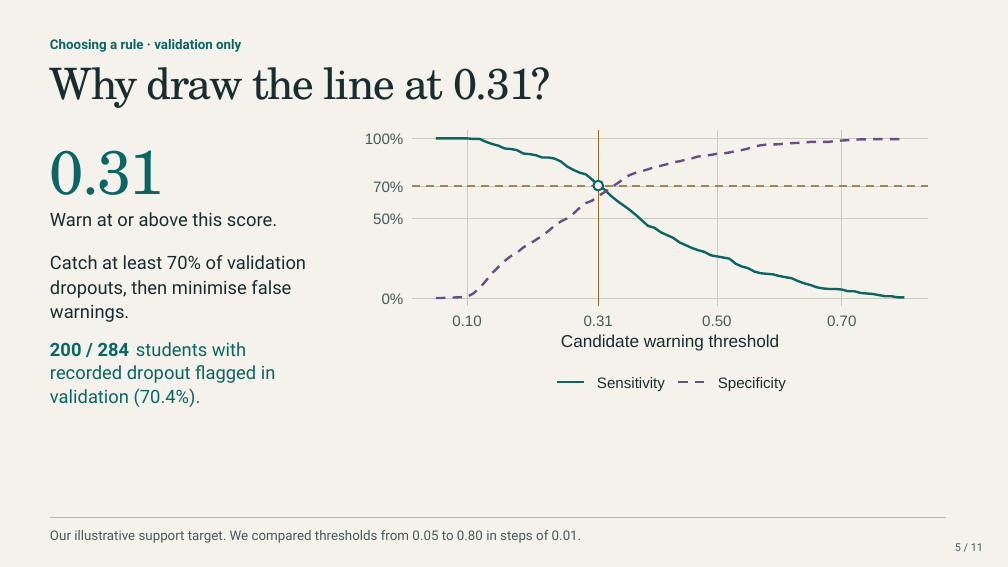
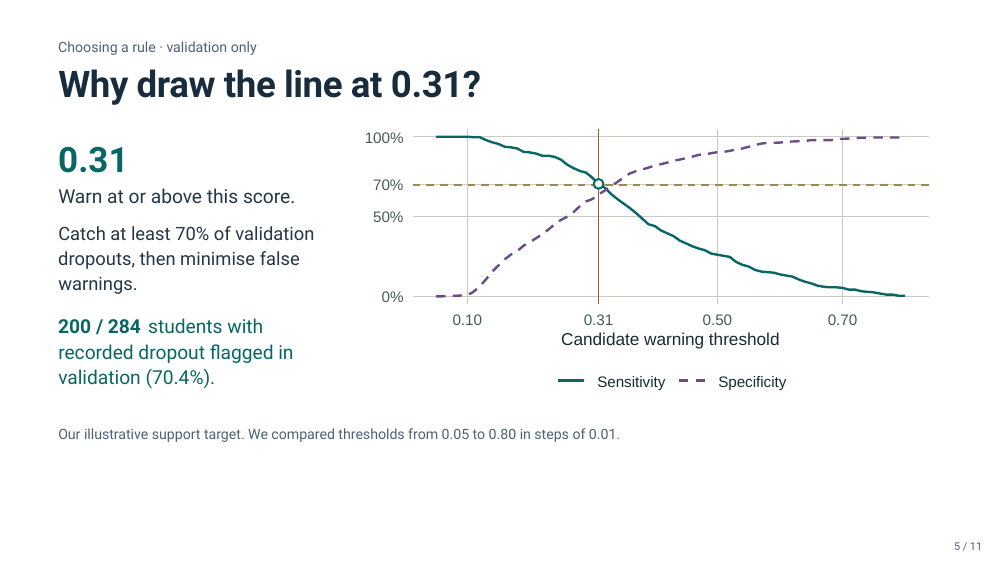
Before and after one commit to Tigershengsheng/ids-project, a slide deck: slide 5 of output/powerpoint/Student_Dropout_Presentation.pptx. Drawn at 1008x567 pixels with LibreOffice and Linux fonts; fonts in the diff are those of the drawing. Boxes give left, top, right and bottom in pixels: in the first picture for what was removed or moved away, otherwise in the second. Text is boxed around its words. In the diff, an @@ line names an element or a change of style, - is before the commit and + after.

Commit message:
Use a plain classroom layout for the final presentation

```diff
--- a/output/powerpoint/Student_Dropout_Presentation.pptx
+++ b/output/powerpoint/Student_Dropout_Presentation.pptx
@@ background #F5F2EC to #FFFFFF @@
@@ freeform shape removed at [0,0,1008,567] @@
@@ text "Choosing a rule · validation ...": place and size @@
-text "Choosing a rule · validation ..." at [50,39,241,52]
+text "Choosing a rule · validation ..." at [58,41,257,55]
@@ text "Choosing a rule · validation ..." at [58,41,257,55]: size 12.7 to 13.5 pt, text colour #086764 to #506173, bold off @@
@@ text "Why draw the line at ...": place and size @@
-text "Why draw the line at ..." at [50,67,551,108]
+text "Why draw the line at ..." at [58,69,481,105]
@@ text "Why draw the line at ..." at [58,69,481,105]: size 41.2 to 34.9 pt, font TeX Gyre Schola to Roboto, text colour #172D30 to #172C3D, letter spacing -1.3 to -0.4 pt, bold on @@
@@ text "0.31": place and size @@
-text "0.31" at [50,150,164,195]
+text "0.31" at [58,146,128,173]
@@ text "0.31" at [58,146,128,173]: size 58.7 to 33.3 pt, font TeX Gyre Schola to Roboto, letter spacing -1.8 to 0 pt, bold on @@
@@ freeform shape at [355,121,944,405]: fill #F5F2EC to #FFFFFF; outline redrawn @@
@@ freeform shape at [599,129,599,304]: outline #986922 1.33 pt to #986922 1.34 pt; outline redrawn @@
@@ outline #CACCC2 0.61 pt to #CACCC2 0.62 pt; outline redrawn in 8 elements at [413,296,929,296], [413,185,929,185], [413,137,929,137], [413,216,929,216], [467,129,467,304], [842,129,842,304], [599,129,599,304], [718,129,718,304] @@
@@ freeform shape at [594,179,603,189]: fill #F5F2EC to #FFFFFF; outline redrawn @@
@@ text "Warn at or above this ...": place and size @@
-text "Warn at or above this ..." at [50,212,277,226]
+text "Warn at or above this ..." at [58,188,295,203]
@@ text "Warn at or above this ..." at [58,188,295,203]: size 17.4 to 18.2 pt, text colour #172D30 to #243647 @@
@@ freeform shape at [413,185,929,185]: outline #9F8658 1.86 pt dashed to #9F8658 1.87 pt dashed; outline redrawn @@
@@ 3 texts: place and size @@
-3 texts at [50,255,306,322]
+3 texts at [58,226,314,294]
@@ text colour #172D30 to #243647 in 3 elements at [58,276,137,294], [58,226,314,240], [58,251,300,269] @@
@@ text "200 / 284": place and size @@
-text "200 / 284" at [50,342,130,356]
+text "200 / 284" at [58,319,141,334]
@@ size 17.4 to 18.2 pt in 4 elements at [58,369,216,388], [58,344,293,363], [58,319,141,334], [148,318,263,334] @@
@@ text "students with": place and size @@
-text "students with" at [136,342,246,356]
+text "students with" at [148,318,263,334]
@@ text "Candidate warning threshold" at [561,332,780,349]: size 16.3 to 16.4 pt @@
@@ text "recorded dropout flagged in": place and size @@
-text "recorded dropout flagged in" at [50,365,276,383]
+text "recorded dropout flagged in" at [58,344,293,363]
@@ text "validation (70.4%).": place and size @@
-text "validation (70.4%)." at [50,388,201,407]
+text "validation (70.4%)." at [58,369,216,388]
@@ outline redrawn in 4 elements at [436,137,905,296], [436,138,905,296], [558,381,585,381], [679,381,706,381] @@
@@ text "Our illustrative support target. We ...": place and size @@
-text "Our illustrative support target. We ..." at [50,530,582,543]
+text "Our illustrative support target. We ..." at [58,428,620,442]
@@ text "Our illustrative support target. We ..." at [58,428,620,442]: size 12.7 to 13.5 pt, text colour #445B59 to #506173 @@
@@ freeform shape removed at [50,517,946,518] @@
@@ text "5 / 11" at [954,542,982,550]: text colour #445B59 to #506173 @@
```
Also in this commit, not shown: 10 other slides changed, 22 other files.
